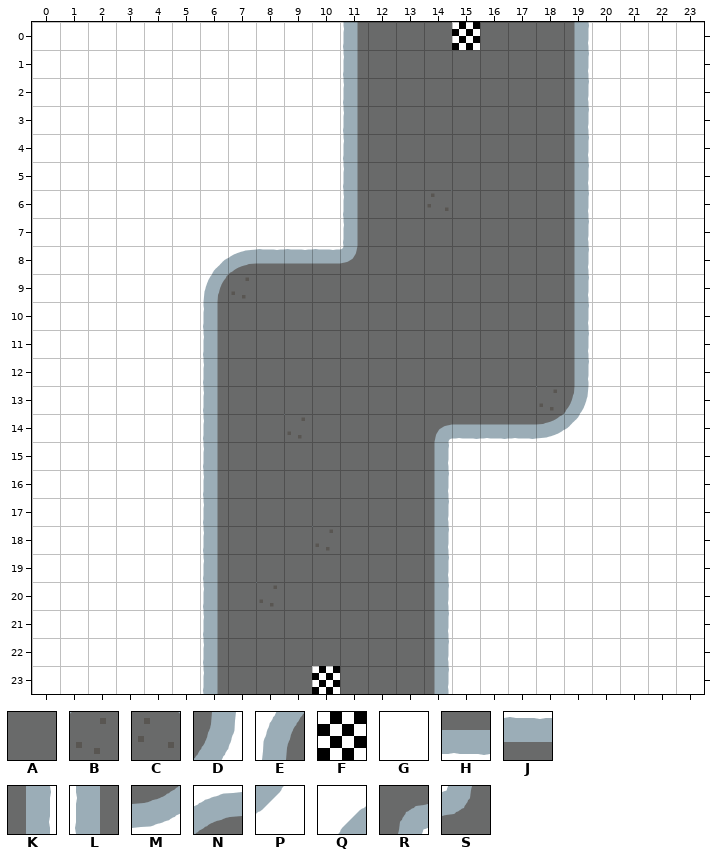
Tiled map -- core/assets/maps/right-left_single_single.tmx. The picture above was drawn from the file before the commit.
Cells are 64x64 px. Shown: x 0..23, y 0..23.
Key: from "snow": A 0, B 2 turned 180, C 2 turned 270, D 3, E 3 turned 180, F 4, G 6, H 9, J 9 turned 180, K 9 turned 270, L 9 turned 90, M 10, N 10 turned 180, P 11, Q 11 turned 180, R 13, S 13 turned 180.
_ is an empty cell, # one hidden under a higher layer.
Layers that did not change in this view are not listed.
Layer "Ground" before, first column x 0:
 0 GGGGGGGGGGGLAAA#AAAKGGGG
 1 GGGGGGGGGGGLAAAAAAAKGGGG
 2 GGGGGGGGGGGLAAAAAAAKGGGG
 3 GGGGGGGGGGGLAAAAAAAKGGGG
 4 GGGGGGGGGGGLAAAAAAAKGGGG
 5 GGGGGGGGGGGLAAAAAAAKGGGG
 6 GGGGGGGGGGGLAACAAAAKGGGG
 7 GGGGGGGGGGGLAAAAAAAKGGGG
 8 GGGGGGQNJJJSAAAAAAAKGGGG
 9 GGGGGGEBAAAAAAAAAAAKGGGG
10 GGGGGGLAAAAAAAAAAAAKGGGG
11 GGGGGGLAAAAAAAAAAAAKGGGG
12 GGGGGGLAAAAAAAAAAAAKGGGG
13 GGGGGGLAAAAAAAAAAABDGGGG
14 GGGGGGLAABAAAARHHHMPGGGG
15 GGGGGGLAAAAAAAKGGGGGGGGG
16 GGGGGGLAAAAAAAKGGGGGGGGG
17 GGGGGGLAAAAAAAKGGGGGGGGG
18 GGGGGGLAAABAAAKGGGGGGGGG
19 GGGGGGLAAAAAAAKGGGGGGGGG
20 GGGGGGLABAAAAAKGGGGGGGGG
21 GGGGGGLAAAAAAAKGGGGGGGGG
22 GGGGGGLAAAAAAAKGGGGGGGGG
23 GGGGGGLAAA#AAAKGGGGGGGGG
The result:
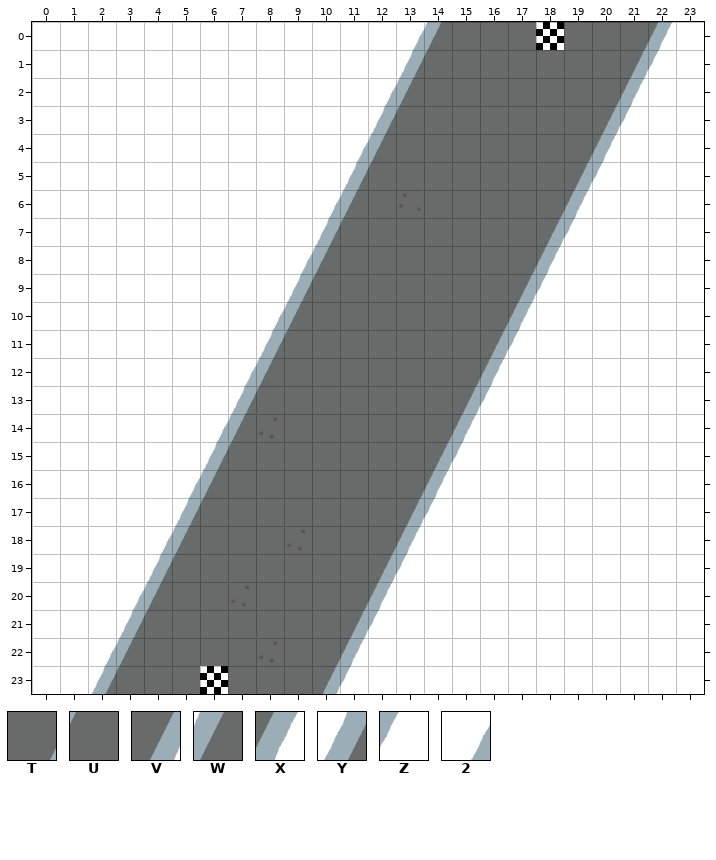
Further tiles: from "snow": T 16 flipped on the diagonal, U 16 flipped on the other diagonal, V 17 flipped on the diagonal, W 17 flipped on the other diagonal, X 24 flipped on the diagonal, Y 24 flipped on the other diagonal, Z 25 flipped on the diagonal, 2 25 flipped on the other diagonal.
Difference:
Layer "Ground":
y 0: x 11..14 LAAA -> GG2W; x 19..22 KGGG -> AATX
y 1: x 11..14 LAAA -> GGYU; x 19..22 KGGG -> AAVZ
y 2: x 11..13 LAA -> G2W; x 19..21 KGG -> ATX
y 3: x 11..13 LAA -> GYU; x 19..21 KGG -> AVZ
y 4: x 11..12 LA -> 2W; x 19..20 KG -> TX
y 5: x 11..12 LA -> YU; x 19..20 KG -> VZ
y 6: x 10..11 GL -> 2W; x 13..14 AC -> CA; x 18..19 AK -> TX
y 7: x 10..11 GL -> YU; x 18..19 AK -> VZ
y 8: x 6..11 QNJJJS -> GGG2WA; x 17..19 AAK -> TXG
y 9: x 6..10 EBAAA -> GGGYU; x 17..19 AAK -> VZG
y 10: x 6..9 LAAA -> GG2W; x 16..19 AAAK -> TXGG
y 11: x 6..9 LAAA -> GGYU; x 16..19 AAAK -> VZGG
y 12: x 6..8 LAA -> G2W; x 15..19 AAAAK -> TXGGG
y 13: x 6..8 LAA -> GYU; x 15..19 AAABD -> VZGGG
y 14: x 6..9 LAAB -> 2WBA; x 14..19 RHHHMP -> TXGGGG
y 15: x 6..7 LA -> YU; x 14..15 KG -> VZ
y 16: x 5..6 GL -> 2W; x 13..14 AK -> TX
y 17: x 5..6 GL -> YU; x 13..14 AK -> VZ
y 18: x 4..6 GGL -> 2WA; x 9..10 AB -> BA; x 12..14 AAK -> TXG
y 19: x 4..6 GGL -> YUA; x 12..14 AAK -> VZG
y 20: x 3..8 GGGLAB -> 2WAABA; x 11..14 AAAK -> TXGG
y 21: x 3..6 GGGL -> YUAA; x 11..14 AAAK -> VZGG
y 22: x 2..6 GGGGL -> 2WAAA; x 8 A -> B; x 10..14 AAAAK -> TXGGG
y 23: x 2..6 GGGGL -> YUAA#; x 10..14 #AAAK -> VZGGG
Layer "Centers":
y 0: x 15 F -> _; x 18 _ -> F
y 23: x 6 _ -> F; x 10 F -> _
